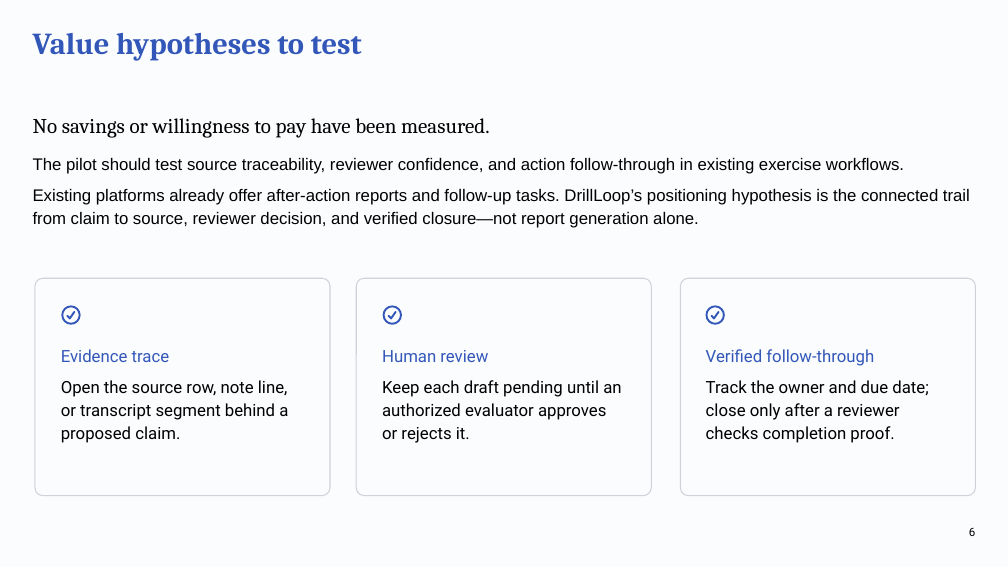
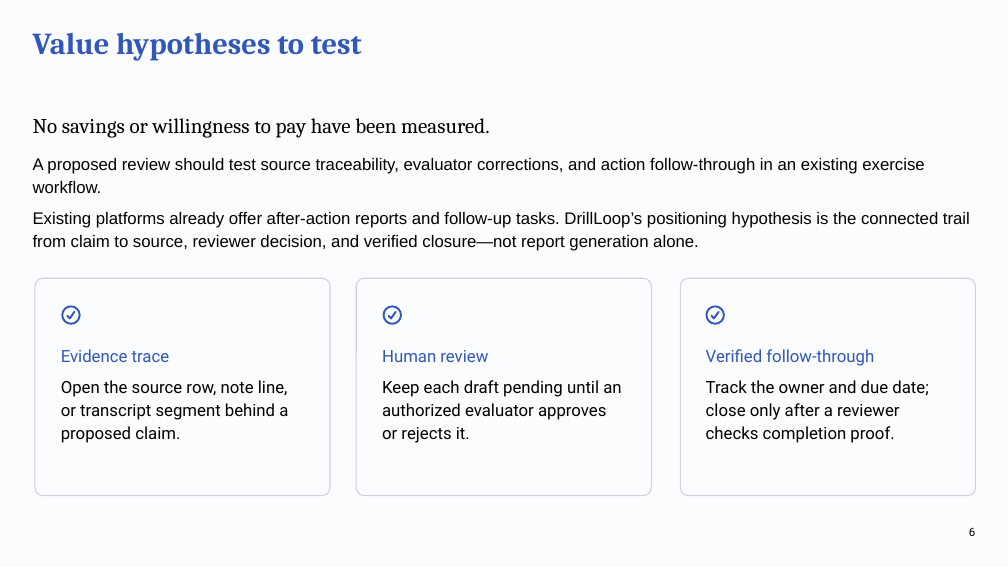
Before and after one commit to deepeshaiml/DrillLoop, a slide deck: slide 6 of DrillLoop_Business_Review.pptx. Drawn at 1008x567 pixels with LibreOffice and Linux fonts; fonts in the diff are those of the drawing. Boxes give left, top, right and bottom in pixels: in the first picture for what was removed or moved away, otherwise in the second. Text is boxed around its words. In the diff, an @@ line names an element or a change of style, - is before the commit and + after.

Commit message:
Align Eureka materials with reviewer feedback

```diff
--- a/DrillLoop_Business_Review.pptx
+++ b/DrillLoop_Business_Review.pptx
@@ text at box(33, 158, 924, 193): text changed @@
-The pilot should test source traceability, reviewer confidence, and action follow-through in existing exercise workflows.
+A proposed review should test source traceability, evaluator corrections, and action follow-through in an existing exercise workflow.
```
Also in this commit, not shown: 11 other slides changed, 14 other files.
